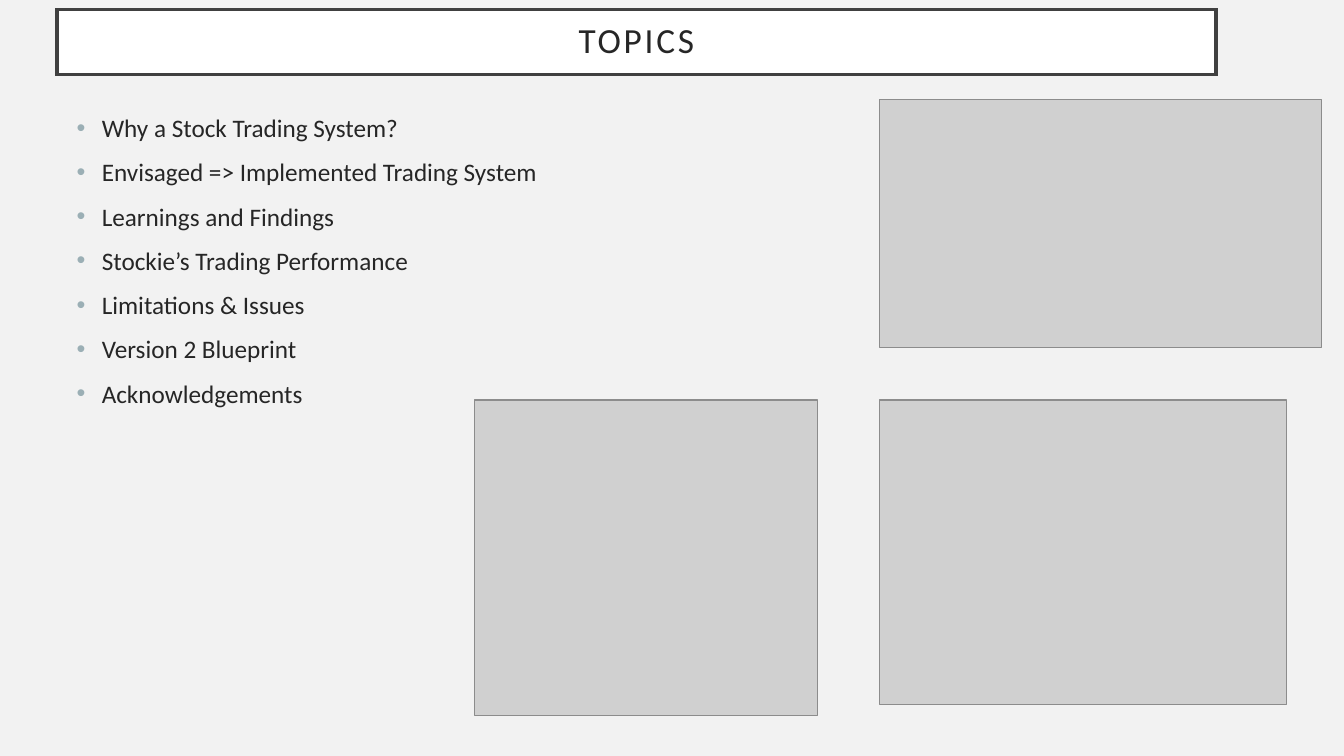
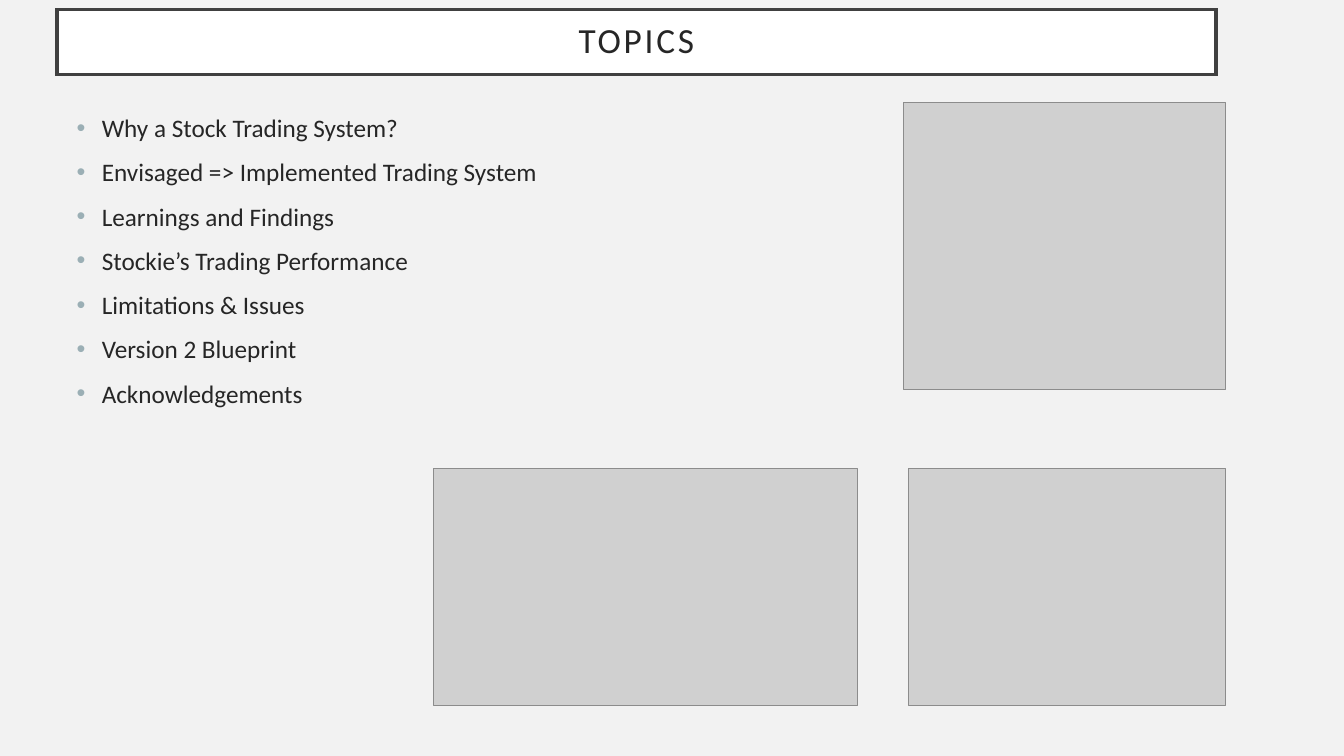
Before and after one commit to frkornet/Stock-Market-Final-Project, a slide deck: slide 2 of Final Project.pptx. Drawn at 1344x756 pixels with LibreOffice and Linux fonts; fonts in the diff are those of the drawing; grey boxes stand for pictures. Boxes give left, top, right and bottom in pixels: in the first picture for what was removed or moved away, otherwise in the second. Text is boxed around its words. In the diff, an @@ line names an element or a change of style, - is before the commit and + after.

```diff
--- a/Final Project.pptx
+++ b/Final Project.pptx
@@ picture: place and size @@
-picture at box(475, 400, 818, 716)
+picture at box(903, 102, 1226, 389)
@@ picture: place and size @@
-picture at box(880, 100, 1322, 347)
+picture at box(434, 469, 858, 707)
@@ picture: place and size @@
-picture at box(880, 400, 1288, 705)
+picture at box(908, 469, 1226, 707)
```
Also in this commit, not shown: 4 other slides changed, 1 other file.
